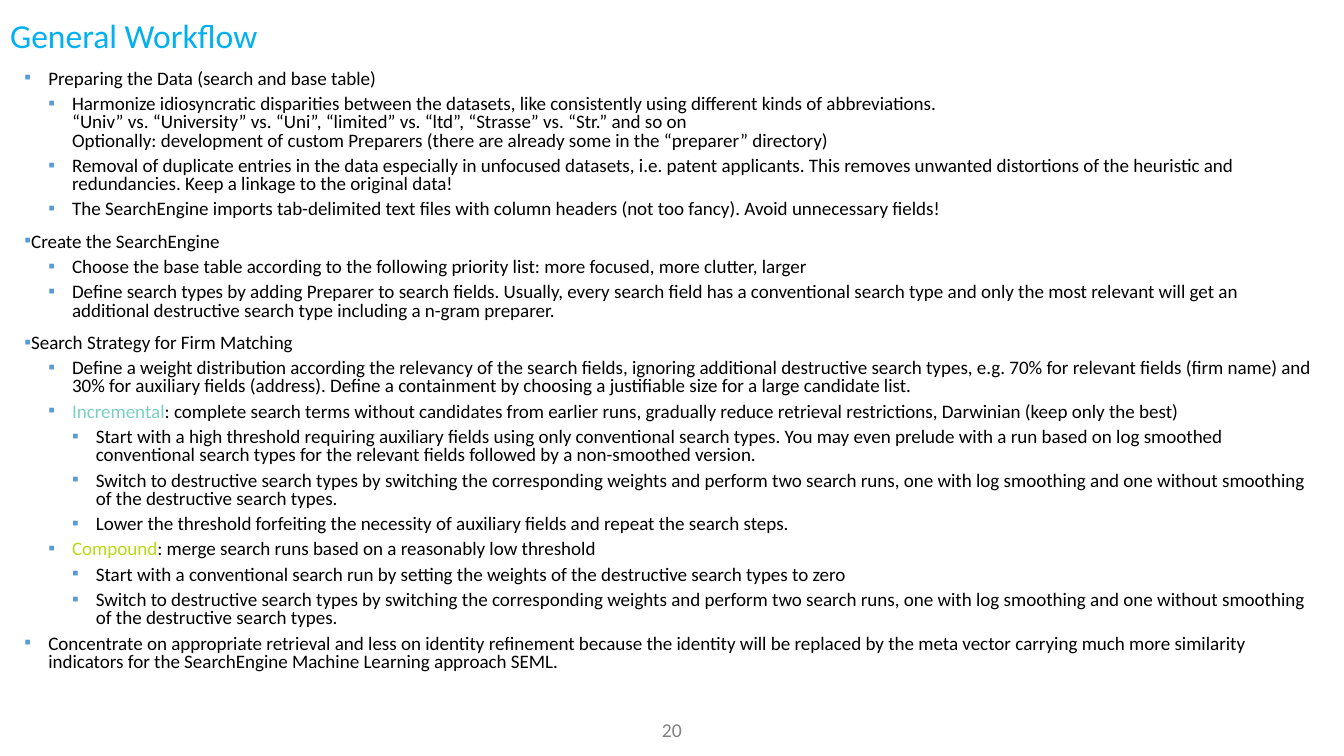
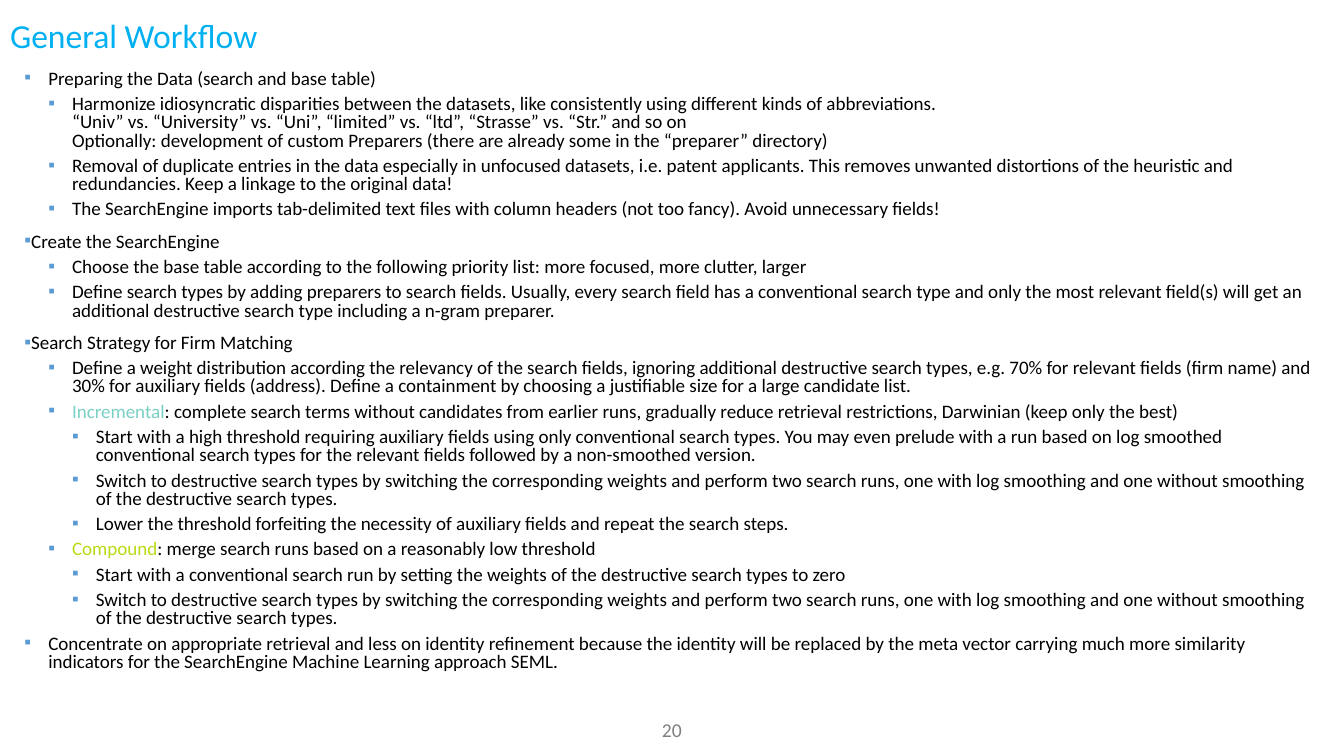
Before and after one commit to ThorstenDoherr/searchengine, a slide deck: slide 20 of doc/SearchEngine_Slides.pptx. Drawn at 1344x756 pixels with LibreOffice and Linux fonts; fonts in the diff are those of the drawing; background and template pictures are left out. Boxes give left, top, right and bottom in pixels: in the first picture for what was removed or moved away, otherwise in the second. Text is boxed around its words. In the diff, an @@ line names an element or a change of style, - is before the commit and + after.

```diff
--- a/doc/SearchEngine_Slides.pptx
+++ b/doc/SearchEngine_Slides.pptx
@@ text at (72,284,1302,321): text changed @@
-  ▪ Define search types by adding Preparer to search fields. Usually, every search field has a conventional search type and only the most relevant will get an additional destructive search type including a n-gram preparer.
+  ▪ Define search types by adding preparers to search fields. Usually, every search field has a conventional search type and only the most relevant field(s) will get an additional destructive search type including a n-gram preparer.
```
Also in this commit, not shown: 6 other slides changed, 1 other file.
